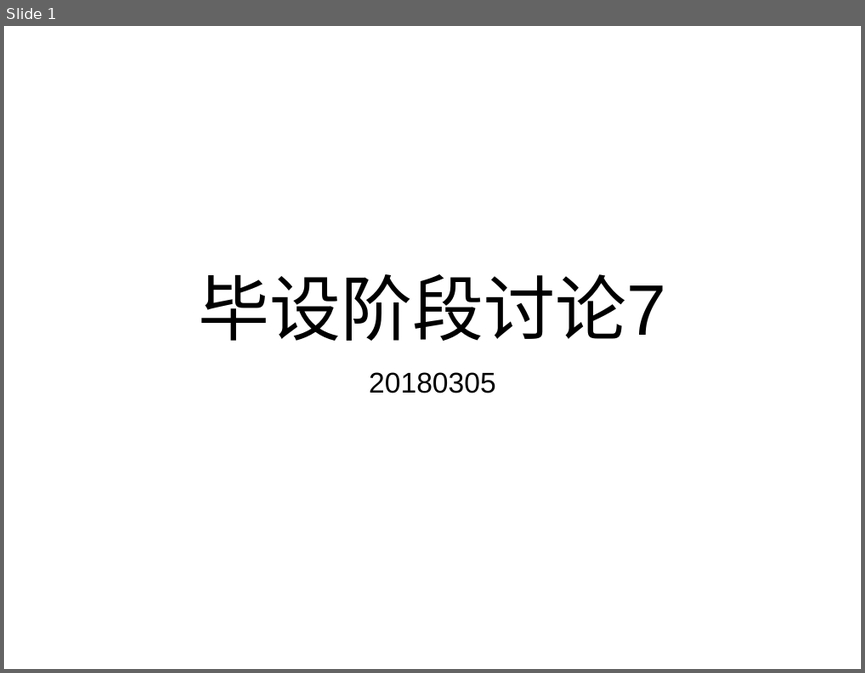
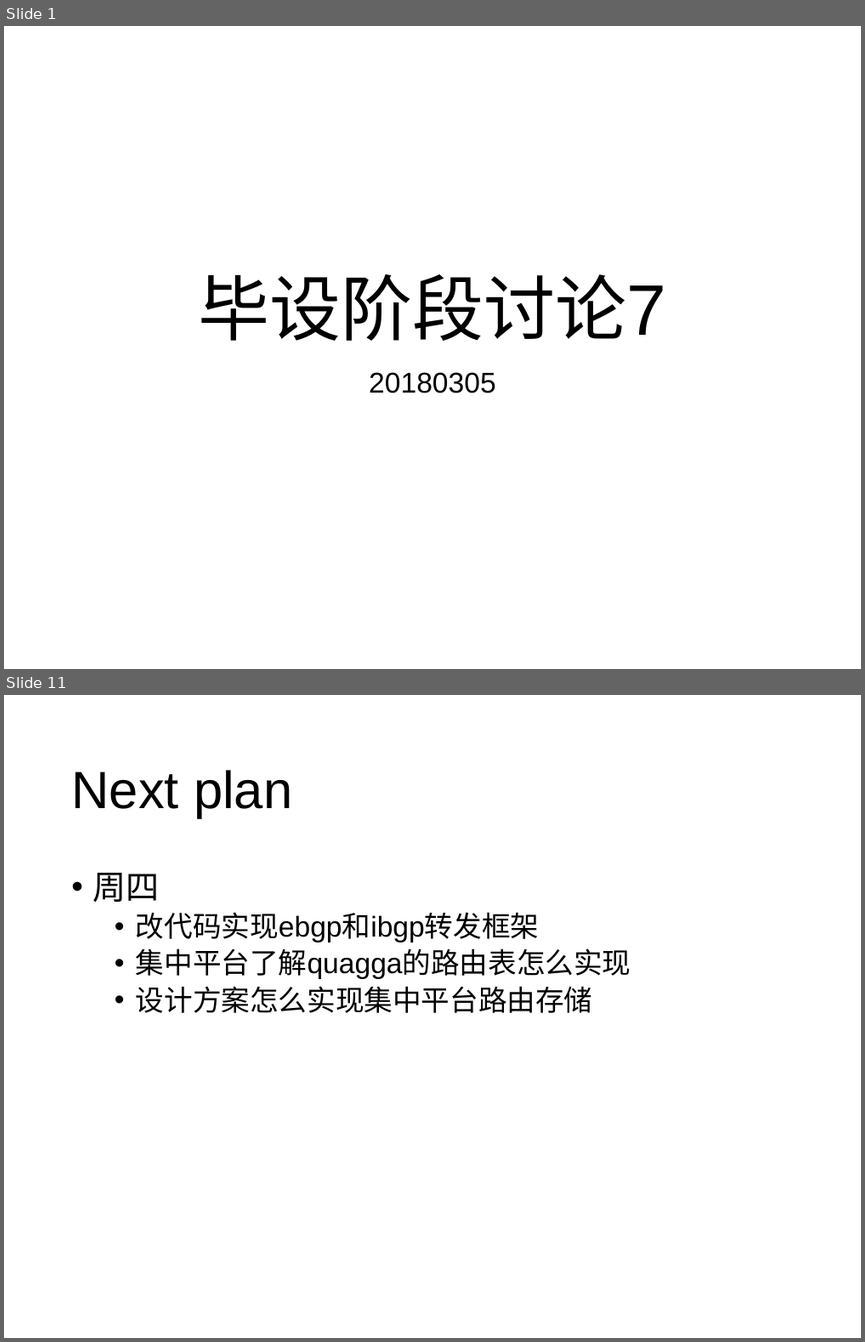
Before and after one commit to wangqing93/ibgp_exp, a slide deck: doc/毕设阶段讨论7.pptx. Shown one above the other, each under a label of ours: slide 1 before the commit, slides 1 and 11 after it; the slides between them are not shown. The pictures are 865x673 and 865x1342 pixels, drawn with LibreOffice and Linux fonts; fonts in the diff are those of the drawing. Boxes give left, top, right and bottom in pixels: in the first picture for what was removed or moved away, otherwise in the second. Text is boxed around its words. In the diff, an @@ line names an element or a change of style, - is before the commit and + after.

```diff
--- a/doc/毕设阶段讨论7.pptx
+++ b/doc/毕设阶段讨论7.pptx
@@ slide 11 added at box(4, 695, 861, 1338), background #FFFFFF @@
@@ title added at box(71, 770, 292, 818), 44 pt, text #000000 @@
+Next plan
@@ text added at box(93, 873, 631, 1013), 24 pt, text #000000 @@
+• 周四
+  • 改代码实现ebgp和ibgp转发框架
+  • 集中平台了解quagga的路由表怎么实现
+  • 设计方案怎么实现集中平台路由存储
```
Also in this commit, not shown: 9 other slides added.
